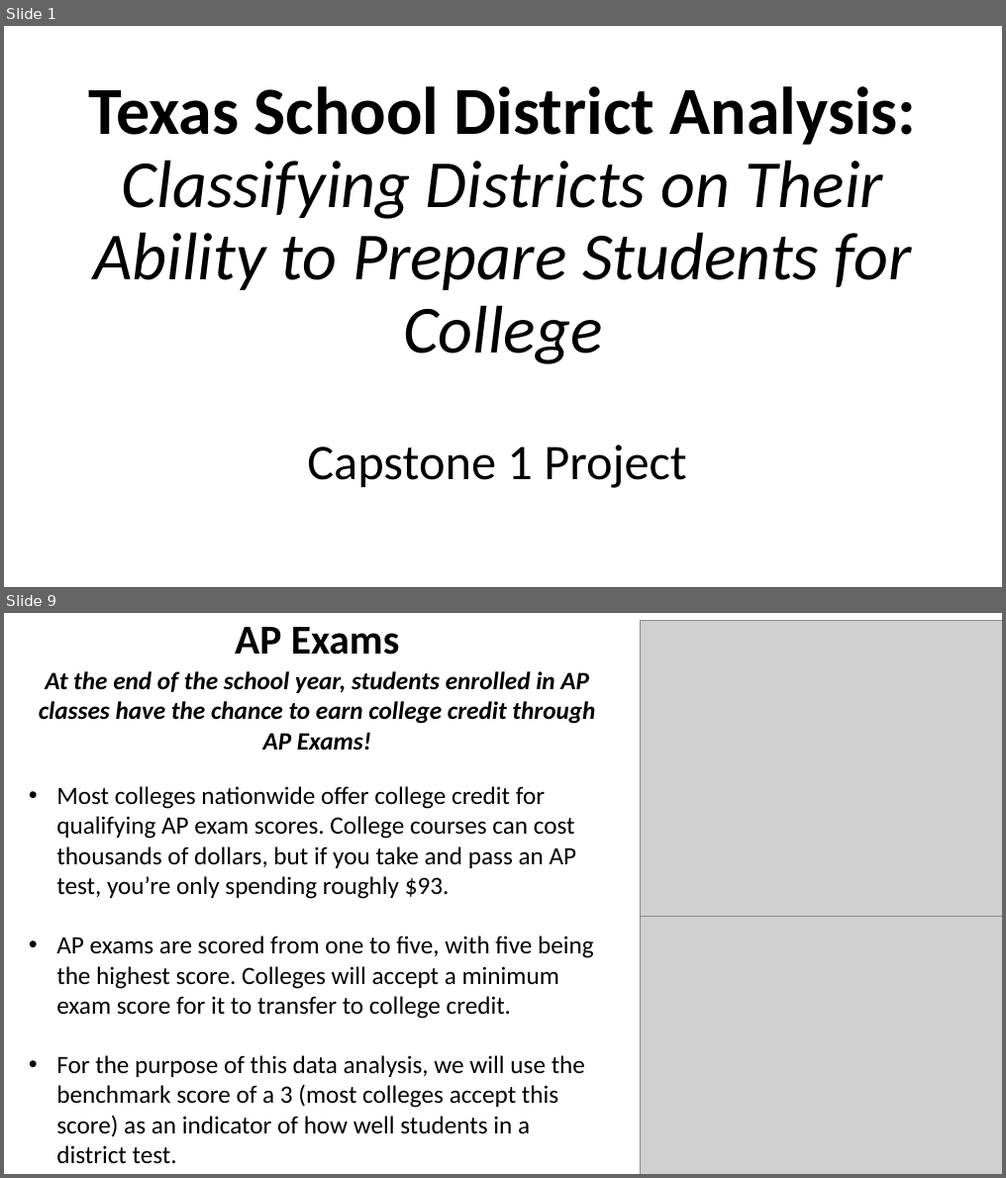
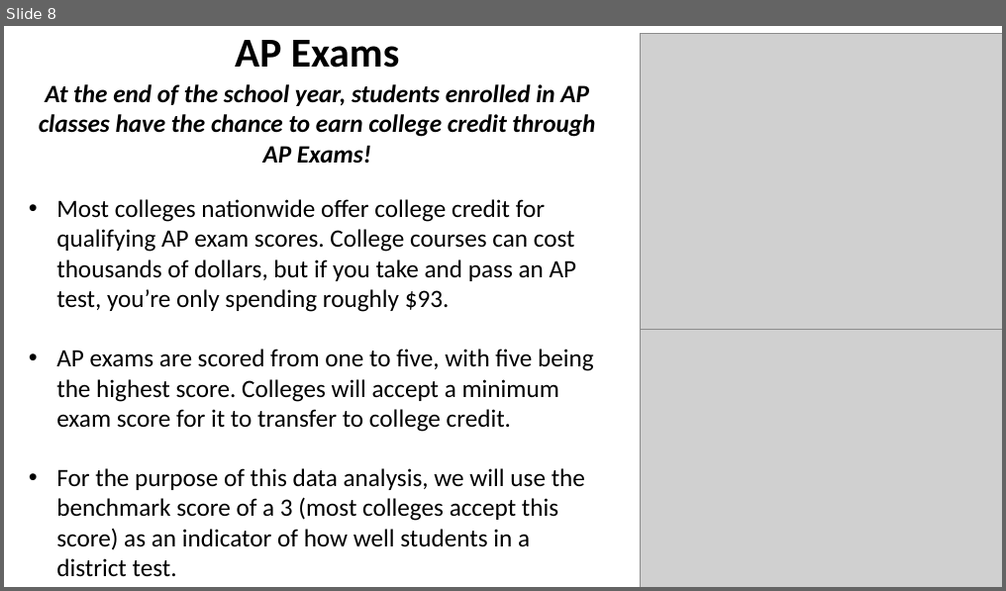
Before and after one commit to RachidRezzik/Texas_GradPercent_Predictor, a slide deck: TexasDistrictForecast.pptx. Shown one above the other, each under a label of ours: slides 1 and 9 before the commit, slide 8 after it; the slides between them are not shown. The pictures are 1006x1178 and 1006x591 pixels, drawn with LibreOffice and Linux fonts; fonts in the diff are those of the drawing; grey boxes stand for pictures. Boxes give left, top, right and bottom in pixels: in the first picture for what was removed or moved away, otherwise in the second. Text is boxed around its words. In the diff, an @@ line names an element or a change of style, - is before the commit and + after.

```diff
--- a/TexasDistrictForecast.pptx
+++ b/TexasDistrictForecast.pptx
@@ slide 1 removed at bbox=[4, 26, 1002, 587], background #FFFFFF @@
@@ title removed at bbox=[88, 86, 916, 365] @@
-Texas School District Analysis:
-Classifying Districts on Their Ability to Prepare Students for College
@@ subtitle removed at bbox=[307, 445, 686, 488] @@
-Capstone 1 Project
@@ what was slide 9 is now slide 8 @@
```
Also in this commit, not shown: 6 slides changed, 6 slides added, 1 other slide removed, 1 other file.
